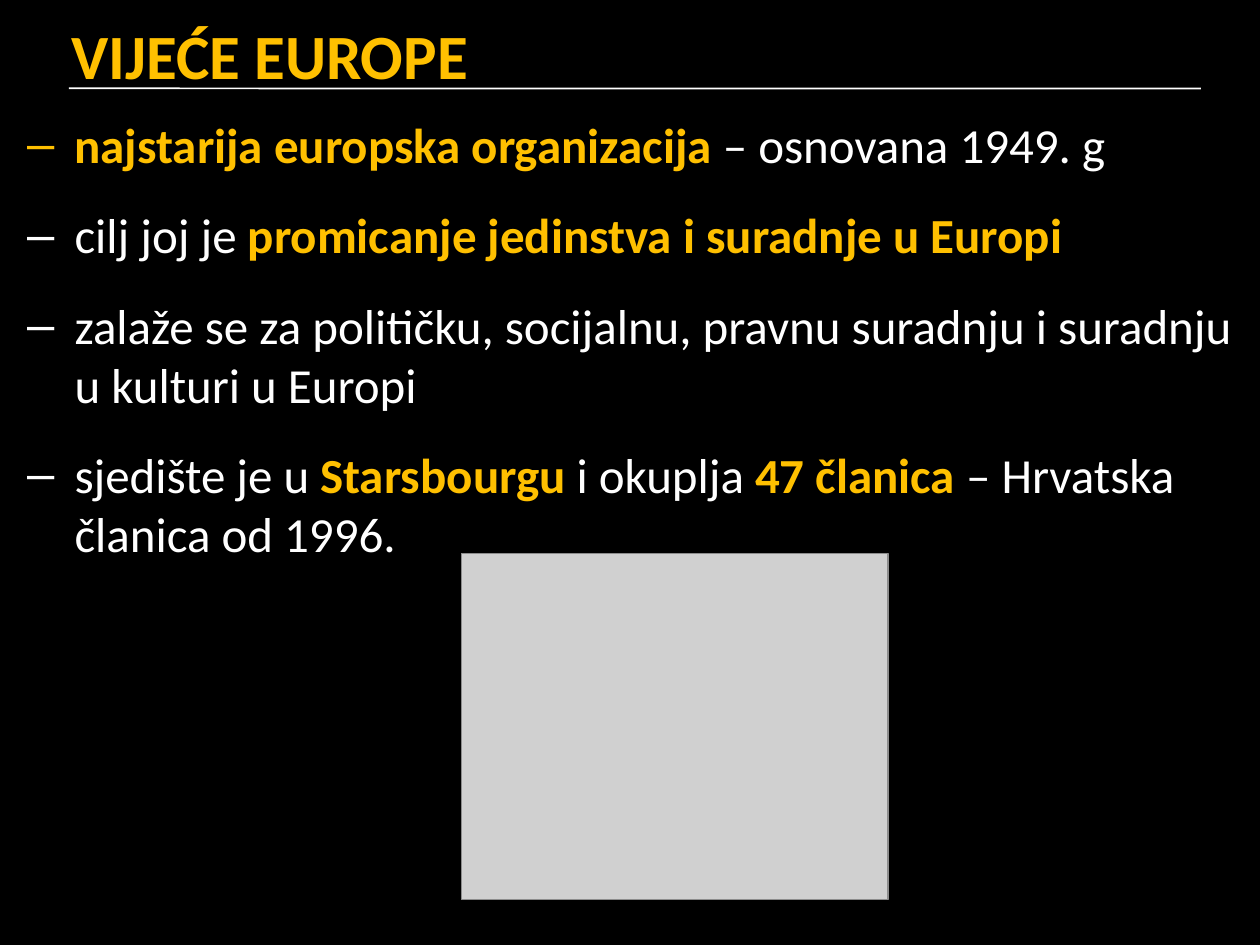
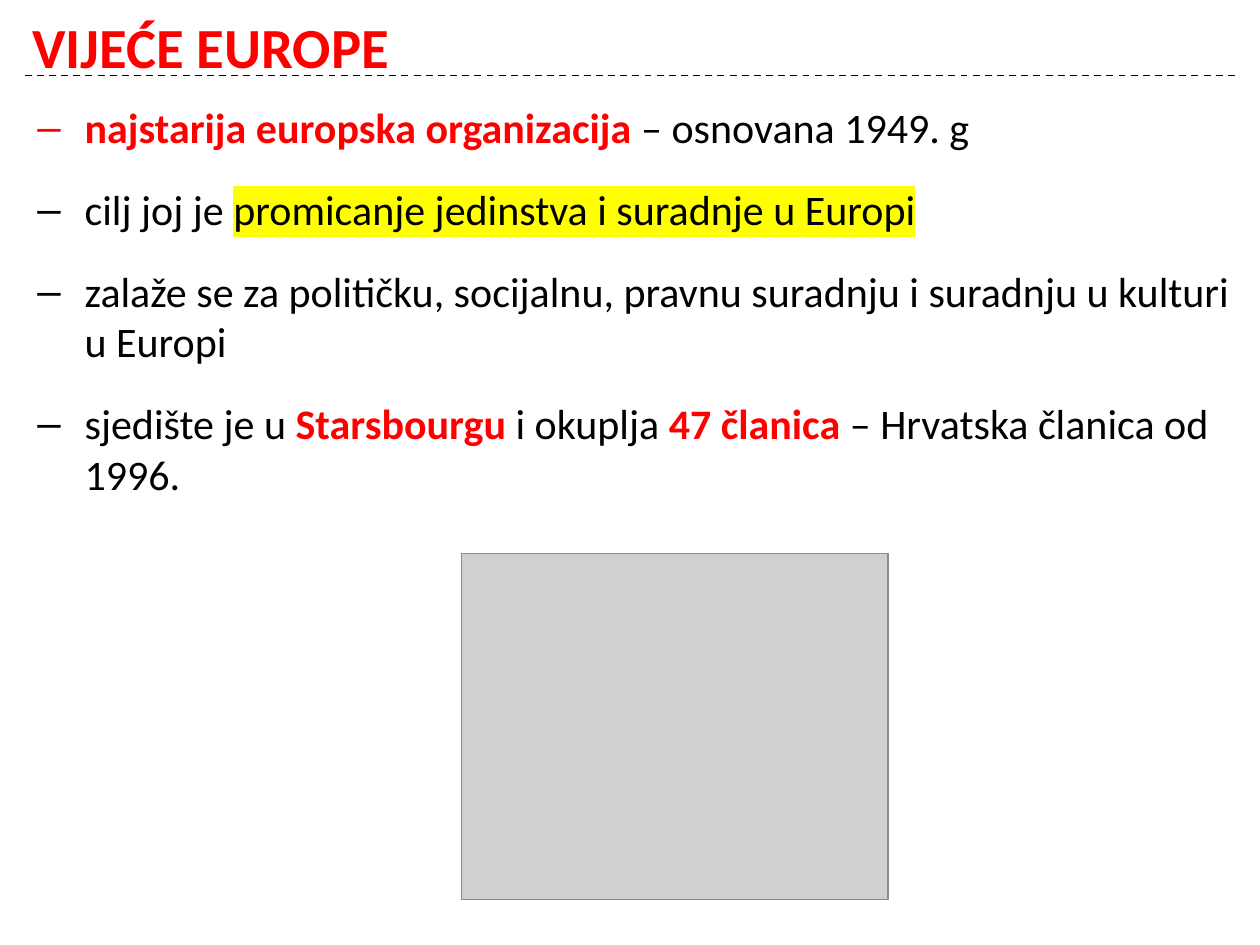
Before and after one commit to cornx/print, a slide deck: slide 9 of data/geografija/prezentacije/M2_001_RH_u_svjetskim_i_europskim_integracijama.pptx (slide 12 before the commit). Drawn at 1260x945 pixels with LibreOffice and Linux fonts; fonts in the diff are those of the drawing; grey boxes stand for pictures. Boxes give left, top, right and bottom in pixels: in the first picture for what was removed or moved away, otherwise in the second. Text is boxed around its words. In the diff, an @@ line names an element or a change of style, - is before the commit and + after.

```diff
--- a/data/geografija/prezentacije/M2_001_RH_u_svjetskim_i_europskim_integracijama.pptx
+++ b/data/geografija/prezentacije/M2_001_RH_u_svjetskim_i_europskim_integracijama.pptx
@@ background #000000 to #FFFFFF @@
@@ title "VIJEĆE EUROPE": place and size @@
-title "VIJEĆE EUROPE" at (71,26,467,90)
+title "VIJEĆE EUROPE" at (32,21,389,76)
@@ title "VIJEĆE EUROPE" at (32,21,389,76): size 36 to 32.4 pt, text colour #FFC000 to #FF0000; vertical alignment top to middle @@
@@ line moved from (69, 88) - (1201, 88) to (25, 76) - (1235, 76) @@
@@ line (25, 76) - (1235, 76): stroke #FFFFFF 1 pt to #000000 1 pt dashed @@
@@ text "najstarija europska organizacija – osnovana ...": place and size @@
-text "najstarija europska organizacija – osnovana ..." at (75,128,1231,553)
+text "najstarija europska organizacija – osnovana ..." at (85,113,1229,491)
@@ text "najstarija europska organizacija – osnovana ..." at (85,113,1229,491): size 28 to 24 pt; text colour #FFC000 to #FF0000 in "najstarija europska organizacija", "Starsbourgu 47 članica"; text colour #FFFFFF to #000000 in "– osnovana 1949. g", "cilj joj je", "zalaže se za političku, socijalnu, pravnu suradnju ...", "sjedište je u i okuplja – Hrvatska ..."; text colour #FFC000 to #000000, highlight none to #FFFF00, bold off in "promicanje jedinstva i suradnje u Europi" @@
```
Also in this commit, not shown: 9 other slides changed, 4 slides added, 6 slides removed, 1 other file.
